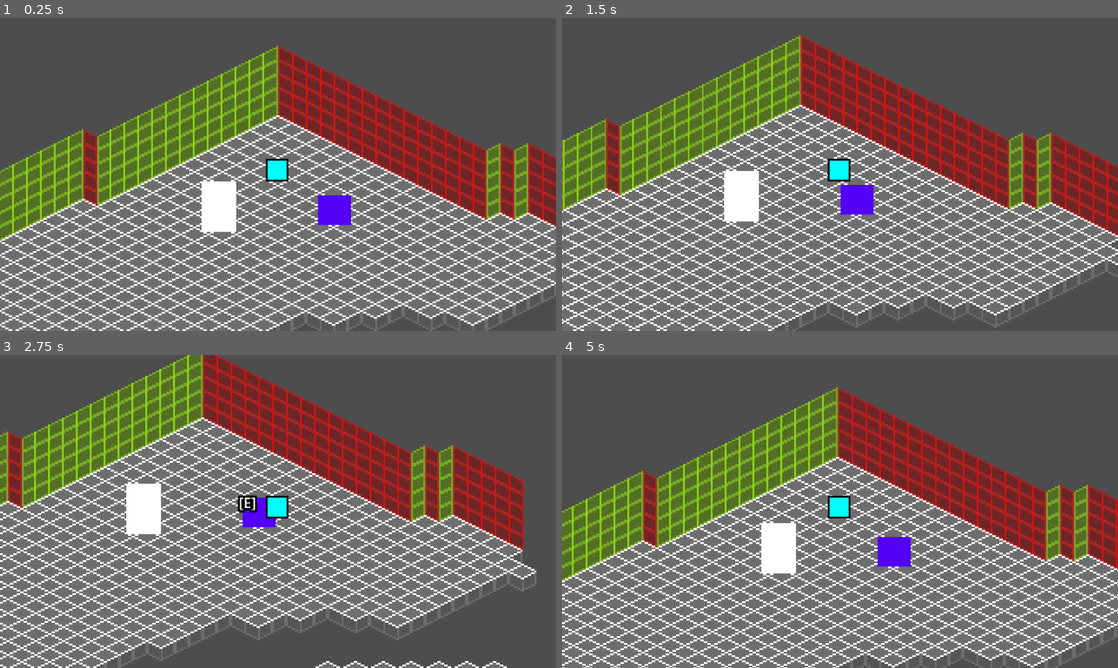
Above: before the commit, frames 1-4 (two rows, left to right).
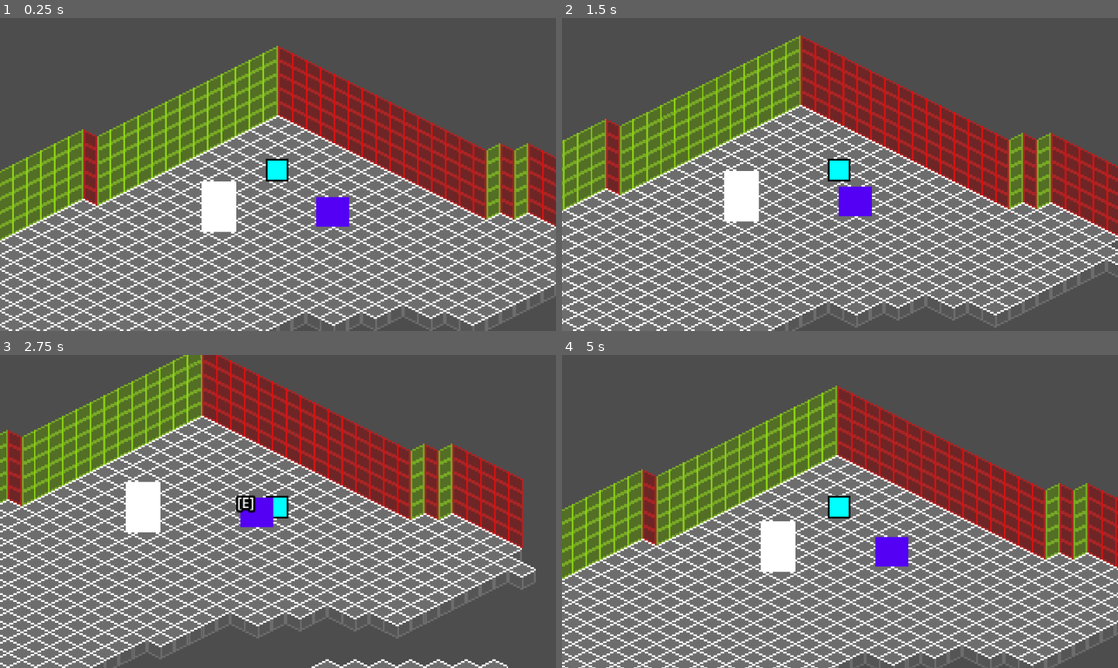
Above: after the commit, the same moments.

Repository: JusPSLiu/Triangle-Game
Game: Godot game, scene res://Scenes/Test2DScene.tscn
The game is run twice, just before and just after one commit, with the same random seed, the same clock (stepped at 60 frames per second) and the same inputs. The project has no main scene, so this scene is started directly.
Inputs:
- Up to frame 1 (0.25 s): no input
- Up to frame 2 (1.5 s): tap Enter at 0.5 s; hold Right (ui_right) 0.53-1.28 s; hold E (interact) 0.53-1.28 s; hold Down (ui_down) from 1.28 s (still down); tap E (interact) at 1.35 s
- Up to frame 3 (2.75 s): release Down (ui_down) at 2.03 s; hold Right (ui_right) from 2.03 s (still down); hold E (interact) from 2.03 s (still down)
- Up to frame 4 (5 s): release Right (ui_right) at 2.78 s; release E (interact) at 2.78 s; hold Up (ui_up) 2.78-3.53 s; tap E (interact) at 2.85, 4.35 s; hold E (interact) 3.53-4.28 s; hold Left (ui_left) from 3.53 s (still down)

The runs differ from the first frame. In frame 1, 0.1% of the frame differs, in the area x 56-64%, y 56-67%; in frame 2, 0.1%; in frame 3, 27%; in frame 4, 28%, in the area x 0-100%, y 9-100%.

Commit message:
refactored objects

Diff:
--- a/Scenes/Objects/interactible.tscn
+++ b/Scenes/Objects/interactible.tscn
@@ -1,26 +1,31 @@
 [gd_scene load_steps=4 format=3 uid="uid://bkugsq1ltwfeu"]
 
 [ext_resource type="Script" uid="uid://c82n64ljira71" path="res://Scripts/interactible.gd" id="1_rfrcq"]
+[ext_resource type="PackedScene" uid="uid://dr48ywdf3uf5n" path="res://Scenes/Objects/object.tscn" id="1_u4ty3"]
 
-[sub_resource type="RectangleShape2D" id="RectangleShape2D_qj1gb"]
-size = Vector2(19, 5)
-
-[sub_resource type="CapsuleShape2D" id="CapsuleShape2D_1ign8"]
+[sub_resource type="CapsuleShape2D" id="CapsuleShape2D_asq42"]
 radius = 6.0
 height = 33.999992
 
-[node name="Interactible" type="Node2D"]
+[node name="Interactible" instance=ExtResource("1_u4ty3")]
+
+[node name="CollisionShape2D" parent="Collision" index="0"]
+z_index = 2
+
+[node name="Interaction" type="Node2D" parent="." index="1"]
 z_index = 1
+position = Vector2(0, 3)
 script = ExtResource("1_rfrcq")
 
-[node name="ColorRect" type="ColorRect" parent="."]
+[node name="ColorRect" type="ColorRect" parent="Interaction" index="0"]
 offset_left = -9.0
 offset_top = -16.0
 offset_right = 10.0
 offset_bottom = 1.0
 color = Color(0.32558995, 0.00038042545, 0.9597835, 1)
+metadata/_edit_use_anchors_ = true
 
-[node name="Prompt" type="Label" parent="."]
+[node name="Prompt" type="Label" parent="Interaction" index="1"]
 visible = false
 z_index = 10
 offset_left = -11.0
@@ -31,19 +36,13 @@
 theme_override_constants/outline_size = 10
 text = "[E]"
 
-[node name="Collision" type="StaticBody2D" parent="."]
+[node name="Detection" type="Area2D" parent="Interaction" index="2"]
 
-[node name="CollisionShape2D" type="CollisionShape2D" parent="Collision"]
-position = Vector2(0.5, -1.5)
-shape = SubResource("RectangleShape2D_qj1gb")
-
-[node name="Detection" type="Area2D" parent="."]
-
-[node name="CollisionShape2D" type="CollisionShape2D" parent="Detection"]
+[node name="CollisionShape2D" type="CollisionShape2D" parent="Interaction/Detection" index="0"]
 z_index = -1
 rotation = 1.5707964
-shape = SubResource("CapsuleShape2D_1ign8")
+shape = SubResource("CapsuleShape2D_asq42")
 debug_color = Color(0.97768945, 0, 0.40584362, 0.41960785)
 
-[connection signal="body_entered" from="Detection" to="." method="_on_detection_body_entered"]
-[connection signal="body_exited" from="Detection" to="." method="_on_detection_body_exited"]
+[connection signal="body_entered" from="Interaction/Detection" to="Interaction" method="_on_detection_body_entered"]
+[connection signal="body_exited" from="Interaction/Detection" to="Interaction" method="_on_detection_body_exited"]
--- a/Scenes/Objects/object.tscn
+++ b/Scenes/Objects/object.tscn
@@ -5,14 +5,8 @@
 [sub_resource type="RectangleShape2D" id="RectangleShape2D_qj1gb"]
 size = Vector2(19, 5)
 
-[node name="chair" type="Node2D"]
+[node name="object" type="Node2D"]
 script = ExtResource("1_x2w1k")
-
-[node name="ColorRect" type="ColorRect" parent="."]
-offset_left = -10.0
-offset_top = -25.0
-offset_right = 10.0
-offset_bottom = 4.0
 
 [node name="Collision" type="StaticBody2D" parent="."]
 
--- a/Scenes/Test2DScene.tscn
+++ b/Scenes/Test2DScene.tscn
@@ -7,8 +7,8 @@
 [ext_resource type="Script" uid="uid://i4ymhaqhk6eh" path="res://Scripts/floor.gd" id="5_qqjrk"]
 [ext_resource type="Script" uid="uid://blrqcb2xgd803" path="res://Scripts/character_body_2d.gd" id="6_wnaea"]
 [ext_resource type="Script" uid="uid://dyx8mucmxb5oo" path="res://Scripts/scene_object_controller.gd" id="7_ggrln"]
-[ext_resource type="Script" uid="uid://bgllyhtl7gxr6" path="res://Scripts/scene_object.gd" id="8_qj1gb"]
-[ext_resource type="Script" uid="uid://c82n64ljira71" path="res://Scripts/interactible.gd" id="9_1ign8"]
+[ext_resource type="PackedScene" uid="uid://dr48ywdf3uf5n" path="res://Scenes/Objects/object.tscn" id="8_1ign8"]
+[ext_resource type="PackedScene" uid="uid://bkugsq1ltwfeu" path="res://Scenes/Objects/interactible.tscn" id="9_awfkq"]
 
 [sub_resource type="TileSetAtlasSource" id="TileSetAtlasSource_qqjrk"]
 texture = ExtResource("4_nh7uq")
@@ -33,13 +33,6 @@
 
 [sub_resource type="CircleShape2D" id="CircleShape2D_qqjrk"]
 radius = 4.0
-
-[sub_resource type="RectangleShape2D" id="RectangleShape2D_qj1gb"]
-size = Vector2(19, 5)
-
-[sub_resource type="CapsuleShape2D" id="CapsuleShape2D_1ign8"]
-radius = 6.0
-height = 33.999992
 
 [node name="Test2DScene" type="Node2D"]
 texture_filter = 1
@@ -178,9 +171,8 @@
 script = ExtResource("7_ggrln")
 player = NodePath("../CharacterBody2D")
 
-[node name="chair" type="Node2D" parent="SceneObjects"]
+[node name="chair" parent="SceneObjects" instance=ExtResource("8_1ign8")]
 position = Vector2(6, 55)
-script = ExtResource("8_qj1gb")
 
 [node name="ColorRect" type="ColorRect" parent="SceneObjects/chair"]
 offset_left = -10.0
@@ -188,51 +180,9 @@
 offset_right = 10.0
 offset_bottom = 4.0
 
-[node name="Collision" type="StaticBody2D" parent="SceneObjects/chair"]
-
-[node name="CollisionShape2D" type="CollisionShape2D" parent="SceneObjects/chair/Collision"]
-position = Vector2(0, 1.5)
-shape = SubResource("RectangleShape2D_qj1gb")
-
-[node name="Interactible" type="Node2D" parent="."]
-z_index = 1
-position = Vector2(72, 54)
-script = ExtResource("9_1ign8")
-
-[node name="ColorRect" type="ColorRect" parent="Interactible"]
-offset_left = -9.0
-offset_top = -16.0
-offset_right = 10.0
-offset_bottom = 1.0
-color = Color(0.32558995, 0.00038042545, 0.9597835, 1)
-
-[node name="Prompt" type="Label" parent="Interactible"]
-visible = false
-z_index = 10
-offset_left = -11.0
-offset_top = -19.0
-offset_right = 9.0
-offset_bottom = 4.0
-scale = Vector2(0.5, 0.5)
-theme_override_constants/outline_size = 10
-text = "[E]"
-
-[node name="Collision" type="StaticBody2D" parent="Interactible"]
-
-[node name="CollisionShape2D" type="CollisionShape2D" parent="Interactible/Collision"]
-position = Vector2(0.5, -1.5)
-shape = SubResource("RectangleShape2D_qj1gb")
-
-[node name="Detection" type="Area2D" parent="Interactible"]
-
-[node name="CollisionShape2D" type="CollisionShape2D" parent="Interactible/Detection"]
-z_index = -1
-rotation = 1.5707964
-shape = SubResource("CapsuleShape2D_1ign8")
-debug_color = Color(0.97768945, 0, 0.40584362, 0.41960785)
+[node name="Interactible2" parent="SceneObjects" instance=ExtResource("9_awfkq")]
+position = Vector2(71, 52)
 
 [connection signal="pressed" from="PauseMenu/PauseScreen/VBoxContainer/ResumeButton" to="PauseMenu" method="toggle_pause"]
 [connection signal="value_changed" from="PauseMenu/PauseScreen/VBoxContainer/MusicSlider" to="PauseMenu/PauseScreen" method="_on_music_slider_value_changed"]
 [connection signal="value_changed" from="PauseMenu/PauseScreen/VBoxContainer/SoundSlider" to="PauseMenu/PauseScreen" method="_on_sound_slider_value_changed"]
-[connection signal="body_entered" from="Interactible/Detection" to="Interactible" method="_on_detection_body_entered"]
-[connection signal="body_exited" from="Interactible/Detection" to="Interactible" method="_on_detection_body_exited"]
--- a/Scripts/interactible.gd
+++ b/Scripts/interactible.gd
@@ -6,12 +6,6 @@
 # Called when the node enters the scene tree for the first time.
 func _ready() -> void:
 	pass # Replace with function body.
-
-
-# Called every frame. 'delta' is the elapsed time since the previous frame.
-func _process(delta: float) -> void:
-	pass
-
 
 func _self_action():
 	print("no, u")
Not shown: 1 places in Scenes/Test2DScene.tscn that only renumber resources
